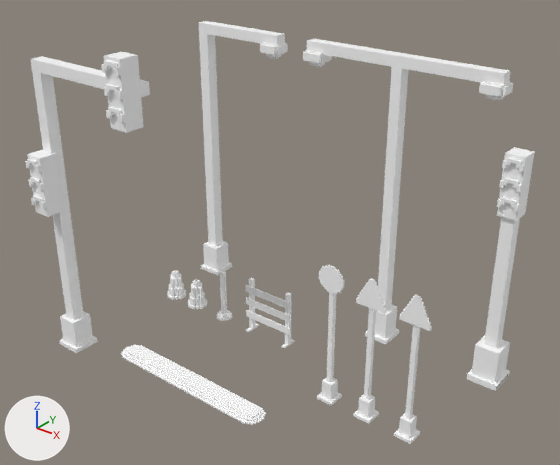
The FBX model traffic signs/traffic signs.fbx: old version first, new version second.
Rendered twice from a camera (50 mm lens) standing at (26.9, -28.5, 30.1) and looking at (0.6, 4.5, 9.7). Every picture has the same lights, and +X, +Y and +Z are marked at lower left.

Objects in the first picture: '3 seritli engel', 'cift cizgili engel', 'dikkat sign', 'dur sign', 'ikili aydinlatma', 'ikili trafik isigi', 'sari siyah bariyer', 'tek cigili engel', 'tekli aydinlatma', 'tekli trafik isigi', 'trafik isigi sign', 'uzun engel'.
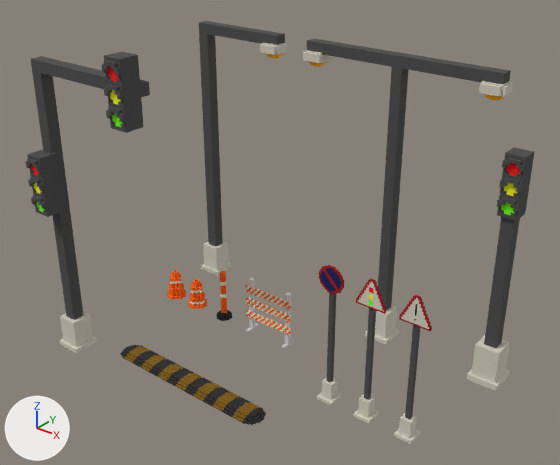
Where the newer file only moved an object's origin or applied its transform, the numbers keep the older frame.

Pixel boxes [x1, y1, x2, y2] of what changed, in the pictures (560 x 465 px):
part 1 of me_traffic_signs_1_016, deleted: before [199, 21, 288, 275]
part 2 of me_traffic_signs_1_020, deleted: before [188, 279, 207, 309]
part 3 of me_traffic_signs_1, deleted: before [394, 295, 432, 444]
part 4 of me_traffic_signs_1_023, deleted: before [303, 39, 513, 345]
part 5 of me_traffic_signs_1_022, deleted: before [245, 278, 295, 349]
part 6 of me_traffic_signs_1_017, deleted: before [467, 147, 534, 391]
part 7 of me_traffic_signs_1_021, deleted: before [216, 271, 232, 321]
part 8 of me_traffic_signs_1_015, deleted: before [25, 52, 150, 353]
part 9 of me_traffic_signs_1_024, deleted: before [317, 265, 344, 406]
part 10 of me_traffic_signs_1_018, deleted: before [121, 345, 266, 425]
part 11 of me_traffic_signs_1_019, deleted: before [167, 270, 186, 300]
part 12 of me_traffic_signs_1_025, deleted: before [353, 278, 386, 424]

Patch to the scene script:
```diff
--- a/traffic signs/traffic signs.fbx.py
+++ b/traffic signs/traffic signs.fbx.py
@@ me_traffic_signs_1_024 @@
-me_traffic_signs_1_024.from_pydata(...)  # 1976 vertices, 1974 faces; spans x 4.2..5.9, y 3.2..4.3, z 0.0..9.3
-me_traffic_signs_1_024.materials.append(mat_vcmat_crmet)  # white #ffffff
+me_traffic_signs_1_024.from_pydata(...)  # 228 vertices, 452 faces; spans x 4.2..5.9, y 3.2..4.3, z 0.0..9.3
+# me_traffic_signs_1_024 part 9: 1748 vertices removed from x 4.2..5.9, y 3.2..4.3, z 0.0..9.3
+me_traffic_signs_1_024.materials.append(mat_palette_012)  # picture img_traffic_signs_png
@@ me_traffic_signs_1_019 @@
-me_traffic_signs_1_019.from_pydata(...)  # 1232 vertices, 1232 faces; spans x -12.0..-10.6, y 6.0..7.4, z 0.0..2.0
-me_traffic_signs_1_019.materials.append(mat_vcmat_crmet)  # white #ffffff
+me_traffic_signs_1_019.from_pydata(...)  # 184 vertices, 368 faces; spans x -12.0..-10.6, y 6.0..7.4, z 0.0..2.0
+# me_traffic_signs_1_019 part 11: 1048 vertices removed from x -12.0..-10.6, y 6.0..7.4, z 0.0..2.0
+me_traffic_signs_1_019.materials.append(mat_palette_012)  # picture img_traffic_signs_png
@@ me_traffic_signs_1_025 @@
-me_traffic_signs_1_025.from_pydata(...)  # 1964 vertices, 1962 faces; spans x 6.8..8.7, y 3.2..4.3, z 0.0..9.4
-me_traffic_signs_1_025.materials.append(mat_vcmat_crmet)  # white #ffffff
+me_traffic_signs_1_025.from_pydata(...)  # 186 vertices, 368 faces; spans x 6.8..8.7, y 3.2..4.3, z 0.0..9.4
+# me_traffic_signs_1_025 part 12: 1778 vertices removed from x 6.8..8.7, y 3.2..4.3, z 0.0..9.4
+me_traffic_signs_1_025.materials.append(mat_palette_012)  # picture img_traffic_signs_png
@@ me_traffic_signs_1_015 @@
-me_traffic_signs_1_015.from_pydata(...)  # 13704 vertices, 13702 faces; spans x -12.8..-3.2, y -3.7..-1.2, z 0.0..21.1
-me_traffic_signs_1_015.materials.append(mat_vcmat_crmet)  # white #ffffff
+me_traffic_signs_1_015.from_pydata(...)  # 284 vertices, 564 faces; spans x -12.8..-3.2, y -3.7..-1.2, z 0.0..21.1
+# me_traffic_signs_1_015 part 8: 13420 vertices removed from x -12.8..-3.2, y -3.7..-1.2, z 0.0..21.1
+me_traffic_signs_1_015.materials.append(mat_palette_012)  # picture img_traffic_signs_png
@@ me_traffic_signs_1_022 @@
-me_traffic_signs_1_022.from_pydata(...)  # 2376 vertices, 2378 faces; spans x -4.1..-0.2, y 6.2..7.3, z 0.0..4.0
-me_traffic_signs_1_022.materials.append(mat_vcmat_crmet)  # white #ffffff
+me_traffic_signs_1_022.from_pydata(...)  # 1160 vertices, 2324 faces; spans x -4.1..-0.2, y 6.2..7.3, z 0.0..4.0
+# me_traffic_signs_1_022 part 5: 1216 vertices removed from x -4.1..-0.2, y 6.2..7.3, z 0.0..4.0
+me_traffic_signs_1_022.materials.append(mat_palette_012)  # picture img_traffic_signs_png
@@ me_traffic_signs_1_017 @@
-me_traffic_signs_1_017.from_pydata(...)  # 7592 vertices, 7570 faces; spans x 10.8..12.8, y 10.8..12.8, z 0.0..15.3
-me_traffic_signs_1_017.materials.append(mat_vcmat_crmet)  # white #ffffff
+me_traffic_signs_1_017.from_pydata(...)  # 146 vertices, 288 faces; spans x 10.8..12.8, y 10.8..12.8, z 0.0..15.3
+# me_traffic_signs_1_017 part 6: 7446 vertices removed from x 10.8..12.8, y 10.8..12.8, z 0.0..15.3
+me_traffic_signs_1_017.materials.append(mat_palette_012)  # picture img_traffic_signs_png
@@ me_traffic_signs_1_023 @@
-me_traffic_signs_1_023.from_pydata(...)  # 12078 vertices, 12076 faces; spans x -3.0..10.7, y 10.9..12.7, z 0.0..19.6
-me_traffic_signs_1_023.materials.append(mat_vcmat_crmet)  # white #ffffff
+me_traffic_signs_1_023.from_pydata(...)  # 244 vertices, 484 faces; spans x -3.0..10.7, y 10.9..12.7, z 0.0..19.6
+# me_traffic_signs_1_023 part 4: 11834 vertices removed from x -3.0..10.7, y 10.9..12.7, z 0.0..19.6
+me_traffic_signs_1_023.materials.append(mat_palette_012)  # picture img_traffic_signs_png
@@ me_traffic_signs_1_020 @@
-me_traffic_signs_1_020.from_pydata(...)  # 1232 vertices, 1232 faces; spans x -9.8..-8.4, y 6.0..7.4, z 0.0..2.0
-me_traffic_signs_1_020.materials.append(mat_vcmat_crmet)  # white #ffffff
+me_traffic_signs_1_020.from_pydata(...)  # 232 vertices, 464 faces; spans x -9.8..-8.4, y 6.0..7.4, z 0.0..2.0
+# me_traffic_signs_1_020 part 2: 1000 vertices removed from x -9.8..-8.4, y 6.0..7.4, z 0.0..2.0
+me_traffic_signs_1_020.materials.append(mat_palette_012)  # picture img_traffic_signs_png
@@ me_traffic_signs_1 @@
-me_traffic_signs_1.from_pydata(...)  # 1964 vertices, 1962 faces; spans x 9.6..11.5, y 3.2..4.3, z 0.0..9.4
-me_traffic_signs_1.materials.append(mat_vcmat_crmet)  # white #ffffff
+me_traffic_signs_1.from_pydata(...)  # 184 vertices, 364 faces; spans x 9.6..11.5, y 3.2..4.3, z 0.0..9.4
+# me_traffic_signs_1 part 3: 1780 vertices removed from x 9.6..11.5, y 3.2..4.3, z 0.0..9.4
+me_traffic_signs_1.materials.append(mat_palette_012)  # picture img_traffic_signs_png
@@ me_traffic_signs_1_018 @@
-me_traffic_signs_1_018.from_pydata(...)  # 4728 vertices, 4726 faces; spans x -8.8..3.2, y -1.4..0.3, z 0.0..0.3
-me_traffic_signs_1_018.materials.append(mat_vcmat_crmet)  # white #ffffff
+me_traffic_signs_1_018.from_pydata(...)  # 320 vertices, 636 faces; spans x -8.8..3.2, y -1.4..0.3, z 0.0..0.3
+# me_traffic_signs_1_018 part 10: 4408 vertices removed from x -8.8..3.2, y -1.4..0.3, z 0.0..0.3
+me_traffic_signs_1_018.materials.append(mat_palette_012)  # picture img_traffic_signs_png
@@ me_traffic_signs_1_021 @@
-me_traffic_signs_1_021.from_pydata(...)  # 1136 vertices, 1136 faces; spans x -6.9..-5.8, y 6.1..7.2, z 0.0..3.7
-me_traffic_signs_1_021.materials.append(mat_vcmat_crmet)  # white #ffffff
+me_traffic_signs_1_021.from_pydata(...)  # 288 vertices, 576 faces; spans x -6.9..-5.8, y 6.1..7.2, z 0.0..3.7
+# me_traffic_signs_1_021 part 7: 848 vertices removed from x -6.9..-5.8, y 6.1..7.2, z 0.0..3.7
+me_traffic_signs_1_021.materials.append(mat_palette_012)  # picture img_traffic_signs_png
@@ me_traffic_signs_1_016 @@
-me_traffic_signs_1_016.from_pydata(...)  # 9952 vertices, 9930 faces; spans x -12.8..-5.1, y 10.9..12.7, z 0.0..19.6
-me_traffic_signs_1_016.materials.append(mat_vcmat_crmet)  # white #ffffff
+me_traffic_signs_1_016.from_pydata(...)  # 134 vertices, 264 faces; spans x -12.8..-5.1, y 10.9..12.7, z 0.0..19.6
+# me_traffic_signs_1_016 part 1: 9818 vertices removed from x -12.8..-5.1, y 10.9..12.7, z 0.0..19.6
+me_traffic_signs_1_016.materials.append(mat_palette_012)  # picture img_traffic_signs_png
```
